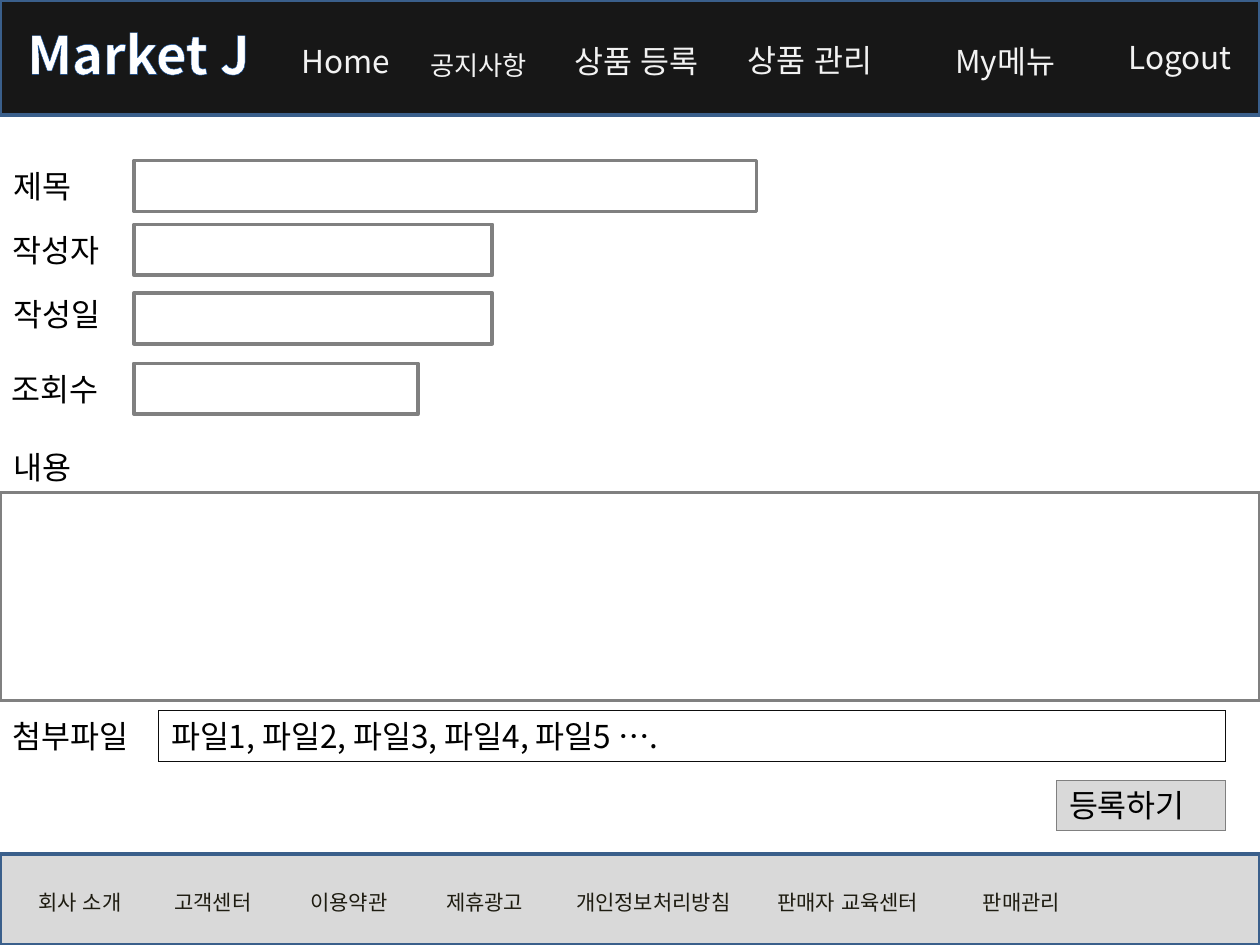
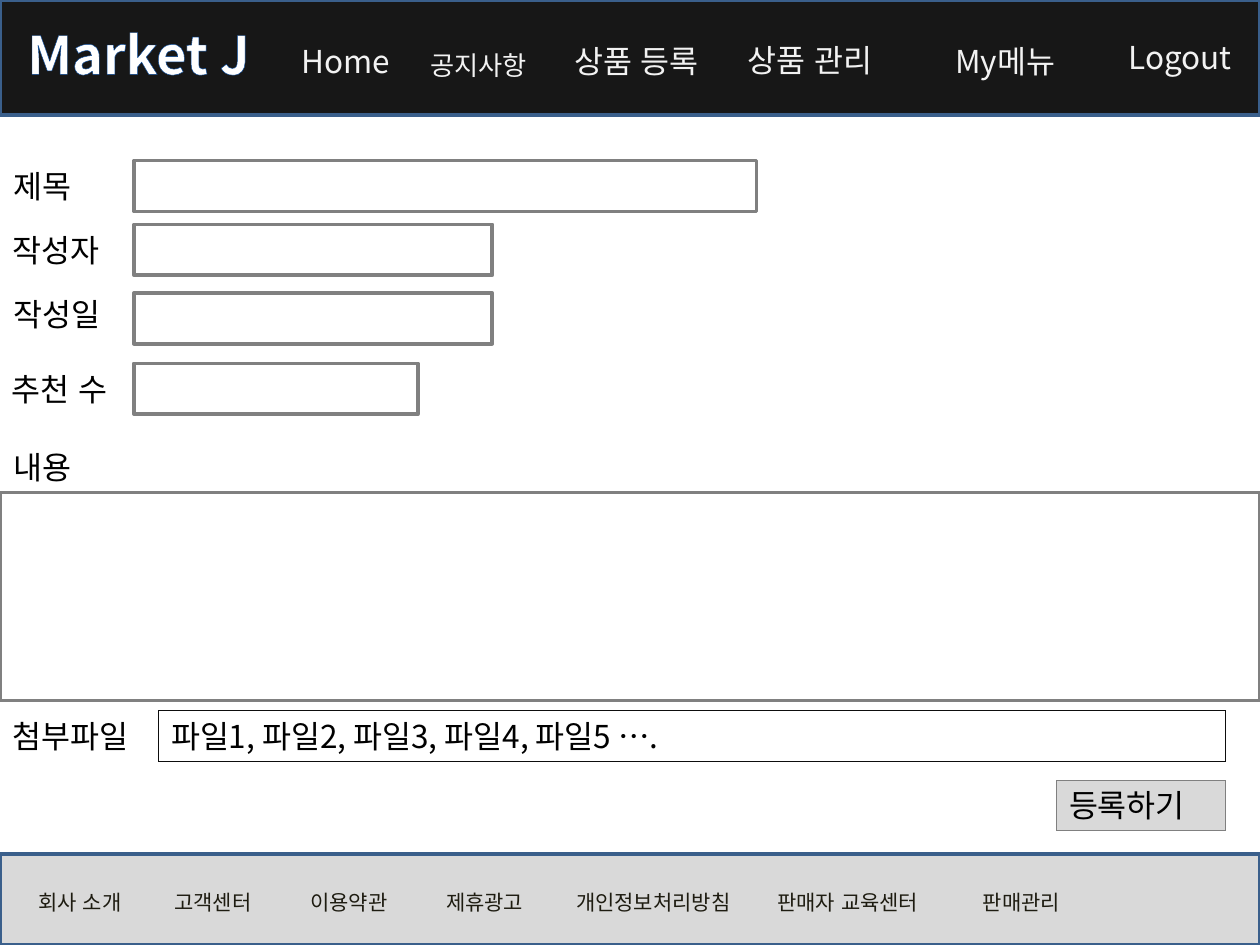
Before and after one commit to rosangels2/market, a slide deck: slide 25 of 포트폴리오/스토리보드/스토리보드.pptx (slide 19 before the commit). Drawn at 1260x945 pixels with LibreOffice and Linux fonts; fonts in the diff are those of the drawing. Boxes give left, top, right and bottom in pixels: in the first picture for what was removed or moved away, otherwise in the second. Text is boxed around its words. In the diff, an @@ line names an element or a change of style, - is before the commit and + after.

```diff
--- a/포트폴리오/스토리보드/스토리보드.pptx
+++ b/포트폴리오/스토리보드/스토리보드.pptx
@@ text at (12,375,108,404): text changed @@
-조회수
+추천 수
```
Also in this commit, not shown: 10 other slides changed, 6 slides added, 6 other files.
